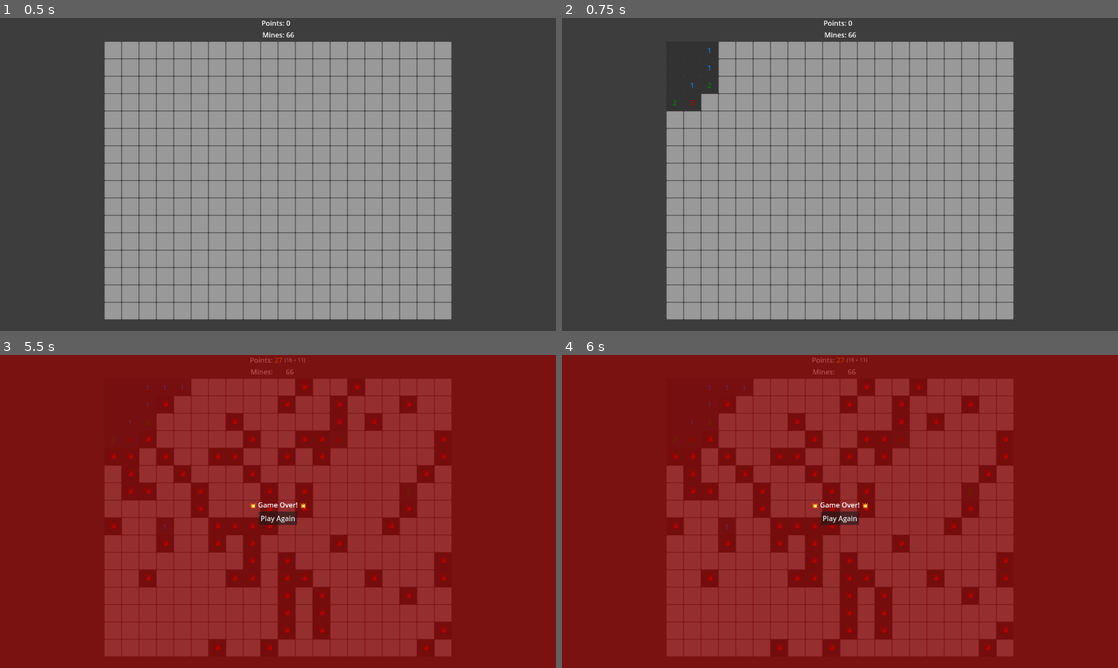
Above: before the commit, frames 1-4 (two rows, left to right).
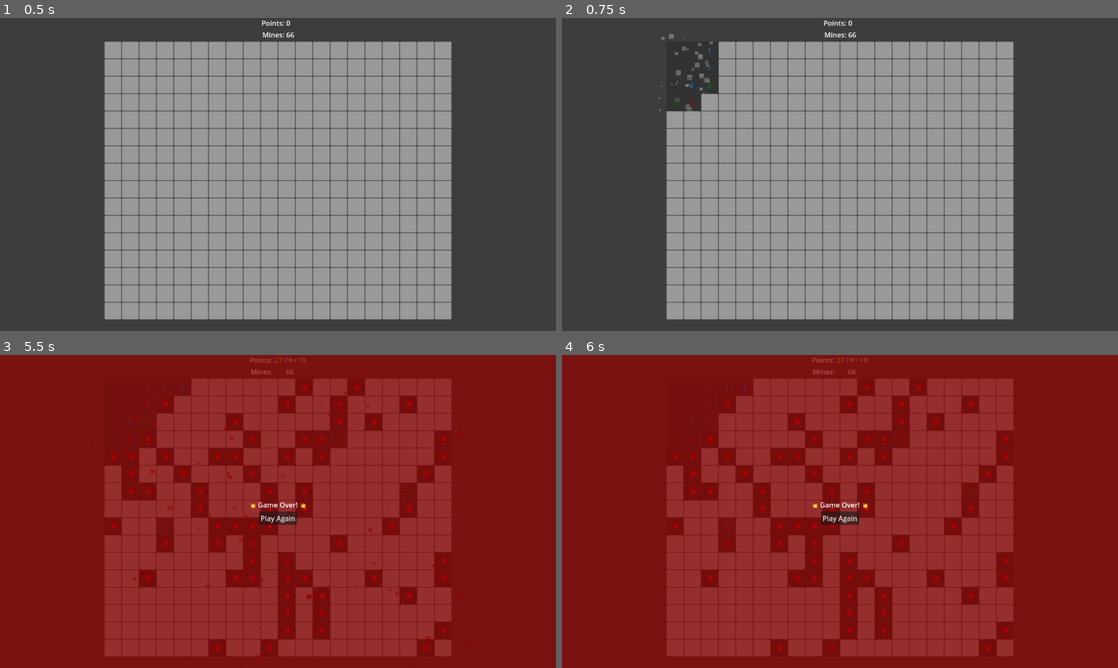
Above: after the commit, the same moments.

Repository: krets/sweep
Game: Godot game, scene res://game.tscn
Two runs of this game, one before a commit and one after it. Both use one fixed random seed, a clock stepped at 60 frames per second and the inputs below.
Inputs (mouse positions are in pixels of both pictures, inside the frame that each line leads up to):
- Up to frame 1 (0.5 s): no input
- Up to frame 2 (0.75 s): click (673, 49) at 0.52 s
- Up to frame 3 (5.5 s): click (166, 386) at 1.27 s; click (183, 386) at 2.02 s; tap Enter at 2.75, 4.25 s; move the mouse to (400, 495) at 2.77 s; click (400, 495) at 2.92 s; tap Space at 3.5, 5 s; move the mouse to (166, 527) at 3.52 s; click (166, 527) at 3.67 s; move the mouse to (333, 442) at 4.27 s; click (333, 442) at 4.42 s; move the mouse to (250, 574) at 5.02 s; click (250, 574) at 5.17 s
- Up to frame 4 (6 s): tap Enter at 5.75 s; move the mouse to (1006, 558) at 5.77 s; click (1006, 558) at 5.92 s

Frame 1 is identical in both runs. In frame 2, 0.2% of the frame differs, in the area x 17-28%, y 5-30%; in frame 3, less than 0.1%; in frame 4, nothing differs.

Commit message:
reveal particles

Diff:
--- a/cell.gd
+++ b/cell.gd
@@ -27,6 +27,8 @@
 
 @onready var button: Button = $Button
 @onready var label: Label = $Label
+@onready var particles = $RevealParticles
+
 @onready var adjacent_colors: Array[Color] = [
 	adjacent_color_one,
 	adjacent_color_two,
@@ -41,6 +43,9 @@
 func _ready():
 	button.gui_input.connect(_on_button_input)
 	update_display()
+
+func center_particles(cell_size):
+	particles.position = Vector2(cell_size/2, cell_size/2)
 
 func _on_button_input(event):
 	if event is InputEventMouseButton:
@@ -77,7 +82,17 @@
 			label.modulate = adjacent_colors[adjacent_mines - 1]
 		else:
 			label.text = ""
-			#modulate = Color(1, 0, 0, 1)
+
+		# Fade in label
+		label.modulate = Color(label.modulate.r, label.modulate.g, label.modulate.b, 0)
+		var t = create_tween()
+		t.tween_property(label, "modulate:a", 1.0, 0.18)
+
+		# Trigger particles if you added them
+		if has_node("RevealParticles"):
+			$RevealParticles.emitting = false
+			$RevealParticles.emitting = true
+
 	else:
 		button.disabled = false
 		if is_flagged:
@@ -85,6 +100,7 @@
 		else:
 			label.text = ""
 
+
 func blink_red():
 	var original = modulate
 	modulate = Color(1,0,0,1)
--- a/cell.tscn
+++ b/cell.tscn
@@ -24,6 +24,9 @@
 corner_radius_bottom_left = 2
 
 [sub_resource type="Theme" id="Theme_yh0nt"]
+
+[sub_resource type="Gradient" id="Gradient_yh0nt"]
+colors = PackedColorArray(1, 1, 1, 1, 1, 1, 1, 0)
 
 [node name="Cell" type="Control"]
 layout_mode = 3
@@ -72,3 +75,22 @@
 theme = SubResource("Theme_yh0nt")
 horizontal_alignment = 1
 vertical_alignment = 1
+
+[node name="RevealParticles" type="CPUParticles2D" parent="."]
+position = Vector2(4, 0)
+emitting = false
+amount = 4
+lifetime = 0.67
+one_shot = true
+explosiveness = 1.0
+randomness = 0.5
+lifetime_randomness = 0.67
+direction = Vector2(0, -1)
+spread = 180.0
+initial_velocity_min = 100.0
+initial_velocity_max = 300.0
+scale_amount_min = 3.0
+scale_amount_max = 12.0
+color = Color(0.556953, 0.556953, 0.556953, 1)
+color_ramp = SubResource("Gradient_yh0nt")
+hue_variation_max = 0.45
--- a/game.gd
+++ b/game.gd
@@ -115,6 +115,7 @@
 			cell.chorded_left.connect(_on_cell_chorded_left)
 			cell.chorded_right.connect(_on_cell_chorded_right)
 			grid_container.add_child(cell)
+			cell.center_particles(cell_size)
 			row.append(cell)
 		grid.append(row)
 
Not shown: 1 places in cell.tscn that only renumber resources
